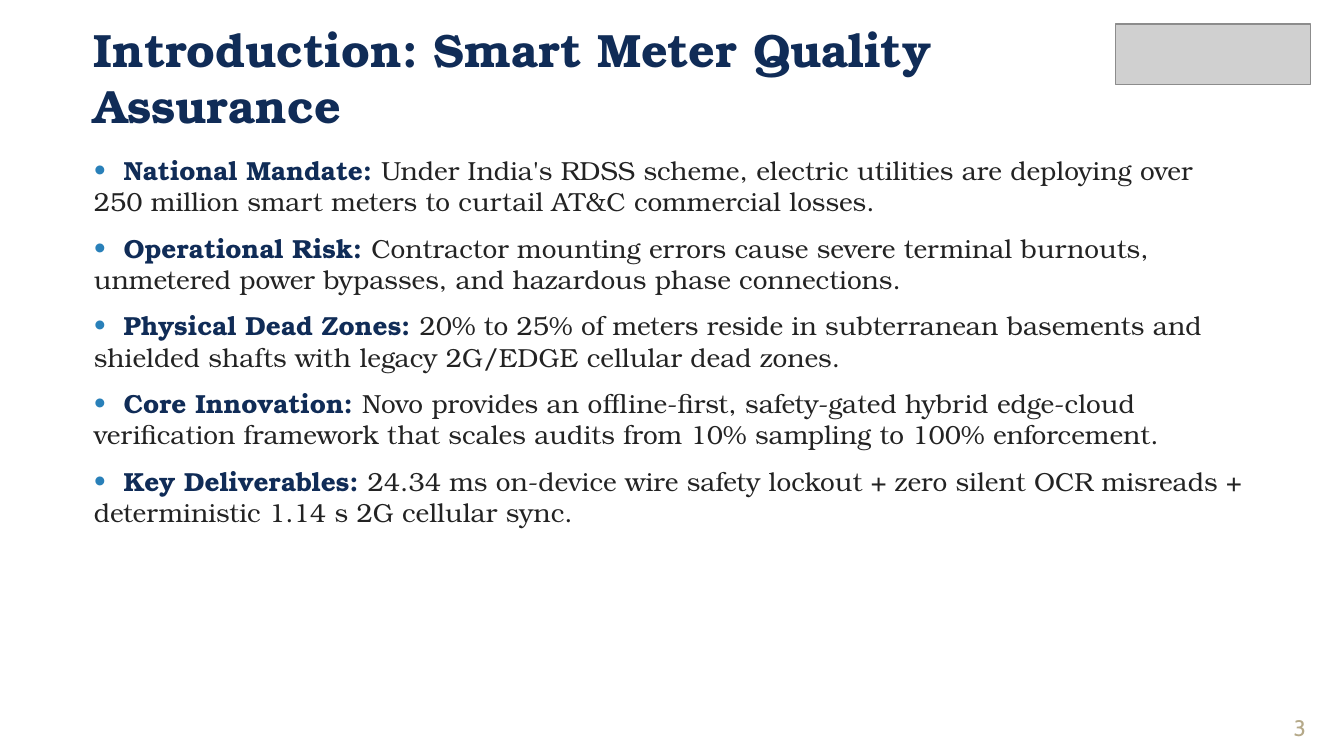
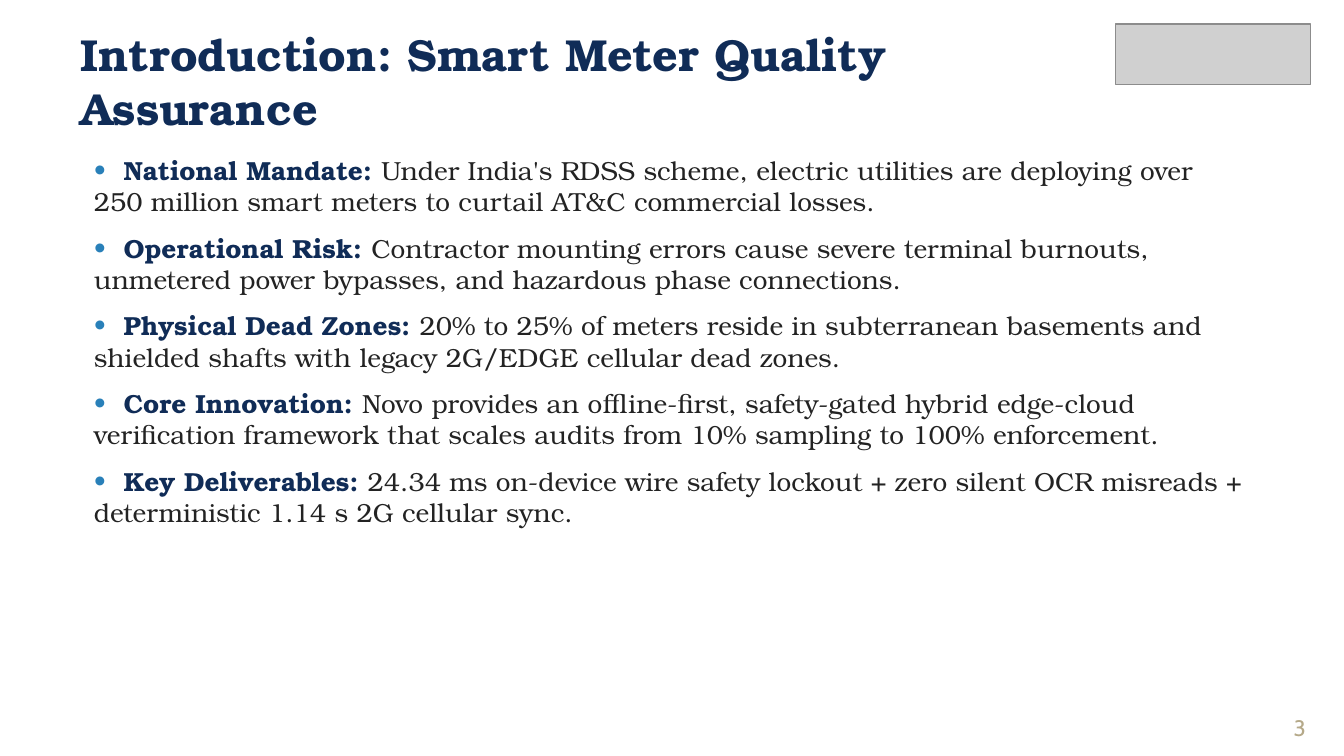
Before and after one commit to frankmathewsajan/psychic-spark, a slide deck: slide 3 of docs/presentation/Capstone_Final_Review_Presentation.pptx. Drawn at 1344x756 pixels with LibreOffice and Linux fonts; fonts in the diff are those of the drawing; grey boxes stand for pictures; background and template pictures are left out. Boxes give left, top, right and bottom in pixels: in the first picture for what was removed or moved away, otherwise in the second. Text is boxed around its words. In the diff, an @@ line names an element or a change of style, - is before the commit and + after.

Commit message:
fix(report-presentation): calibrate certificate spacing, prevent biodata address hyphenation, constrain benchmark table, and expand presentation headers

```diff
--- a/docs/presentation/Capstone_Final_Review_Presentation.pptx
+++ b/docs/presentation/Capstone_Final_Review_Presentation.pptx
@@ text "Introduction: Smart Meter Quality Assurance" moved from (x1=94, y1=31, x2=931, y2=124) to (x1=81, y1=36, x2=886, y2=126) @@
@@ text "Introduction: Smart Meter Quality Assurance" at (x1=81, y1=36, x2=886, y2=126): size 25 to 24 pt @@
```
Also in this commit, not shown: 13 other slides changed, 8 other files.
